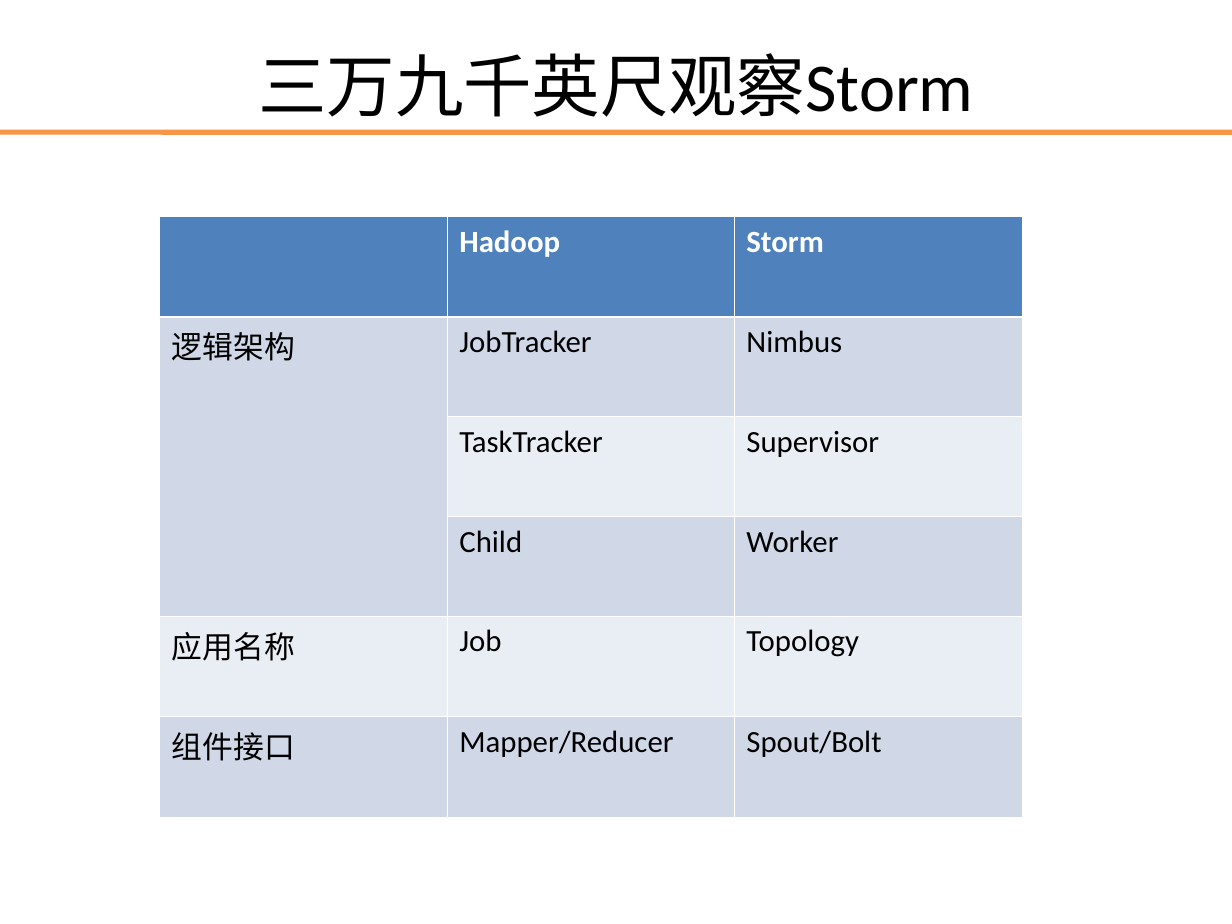
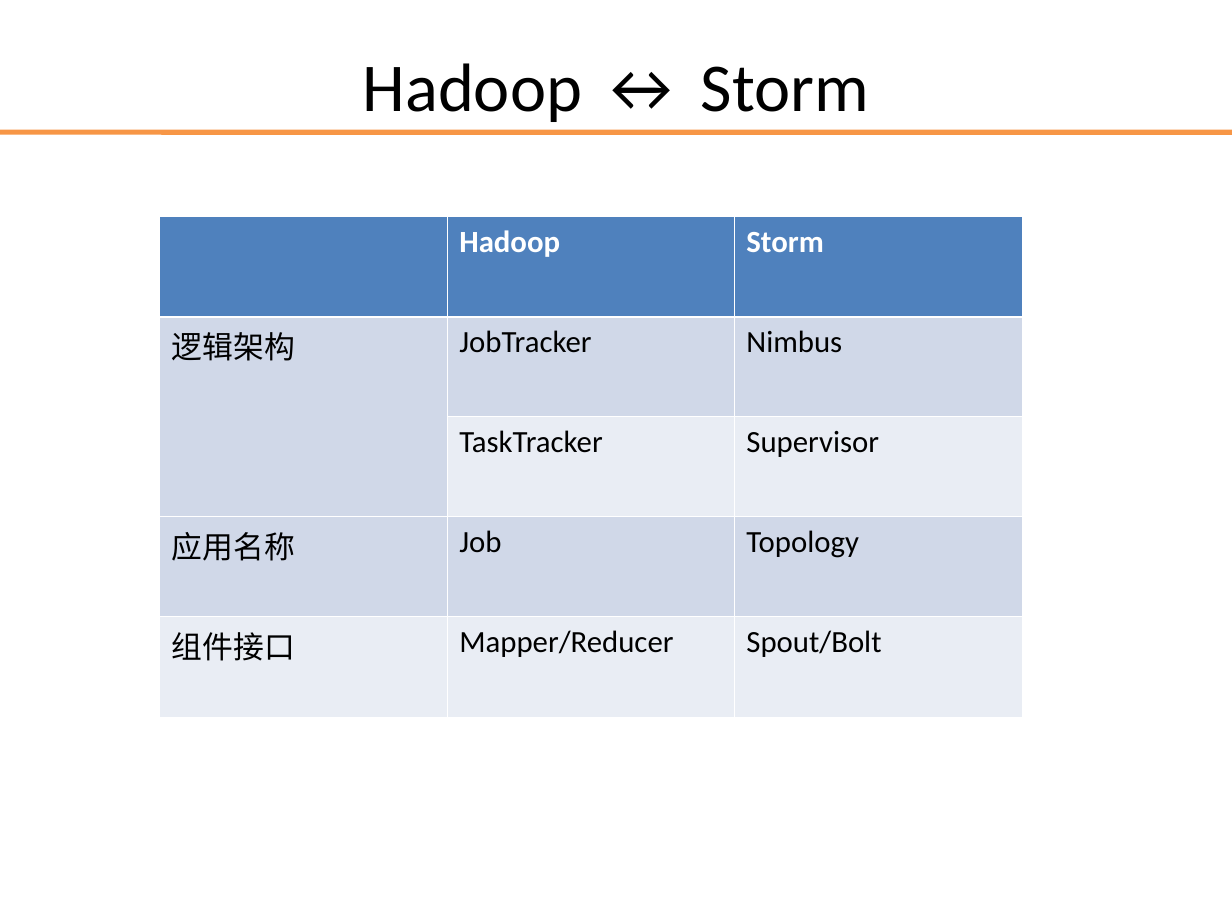
Before and after one commit to darionyaphets/darion_example, a slide deck: slide 4 of source/storm/storm_source.ppt. Drawn at 1232x924 pixels with LibreOffice and Linux fonts; fonts in the diff are those of the drawing; background and template pictures are left out. Boxes give left, top, right and bottom in pixels: in the first picture for what was removed or moved away, otherwise in the second. Text is boxed around its words. In the diff, an @@ line names an element or a change of style, - is before the commit and + after.

Commit message:
update 4 storm ppt

```diff
--- a/source/storm/storm_source.ppt
+++ b/source/storm/storm_source.ppt
@@ title at (x1=363, y1=63, x2=869, y2=122): text changed @@
-三万九千英尺观察Storm
+Hadoop ↔ Storm
@@ table at (x1=160, y1=217, x2=1023, y2=717) @@
-row 4:  | Child | Worker
```
Also in this commit, not shown: 6 other slides changed, 8 slides added, 16 slides removed.
